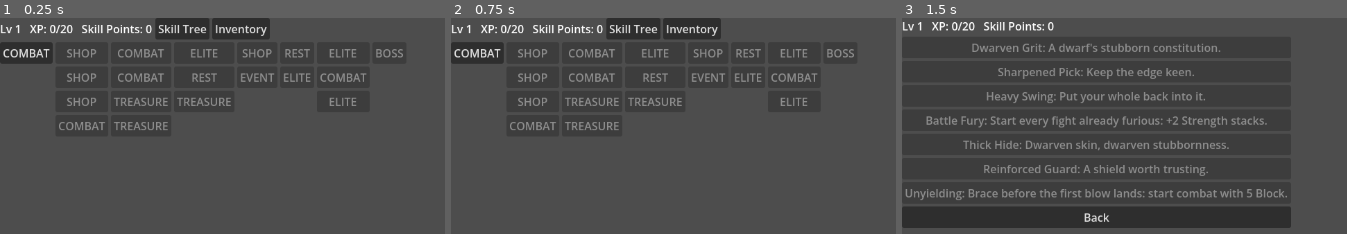
Above: before the commit, frames 1-3 (left to right).
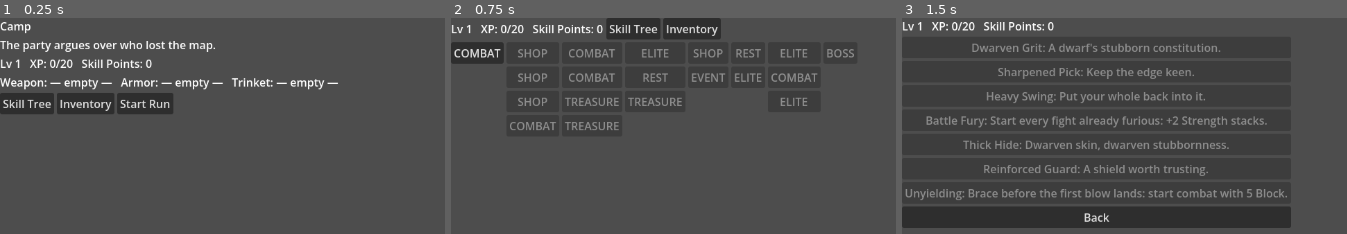
Above: after the commit, the same moments.

Repository: cedraci/nalbeuk
Game: Godot game, scene res://scripts/ui/run/run_scene.tscn
Two runs of this game, one before a commit and one after it. Both use one fixed random seed, a clock stepped at 60 frames per second and the inputs below.
Inputs (mouse positions are in pixels of both pictures, inside the frame that each line leads up to):
- Up to frame 1 (0.25 s): no input
- Up to frame 2 (0.75 s): click (597, 104) at 0.5 s, where only the run after the commit has a clickable "Start Run"
- Up to frame 3 (1.5 s): click "Skill Tree" at 1.25 s

The runs differ from the first frame. In frame 1, 11% of the frame differs, in the area x 0-91%, y 0-52%; in frame 2, nothing differs; in frame 3, nothing differs.

Commit message:
feat: boot into Camp, run finish_run on death and victory, route Back home
Co-Authored-By: Claude Fable 5.1 <noreply@anthropic.com>
Claude-Session: https://claude.ai/code/session_01SYoHMVG3iGbjS3neJSNkn7

Diff:
--- a/scripts/ui/run/run_scene.gd
+++ b/scripts/ui/run/run_scene.gd
@@ -10,6 +10,7 @@
 var game_over_scene: GameOverScene
 var skill_tree_scene: SkillTreeScene
 var inventory_scene: InventoryScene
+var camp_scene: CampScene
 
 var _current_child: Control
 
@@ -21,8 +22,9 @@
 	map_view.skill_tree_requested.connect(_on_skill_tree_requested)
 	map_view.inventory_requested.connect(_on_inventory_requested)
 	add_child(map_view)
-	RunState.start_new_run(DwarfContent.get_class_resource())
-	_show_map()
+	SaveManager.load_meta()
+	RunState.enter_camp(DwarfContent.get_class_resource())
+	_show_camp()
 
 func _swap_to(node: Control) -> void:
 	if _current_child != null and _current_child != map_view and _current_child.get_parent() == self:
@@ -43,6 +45,25 @@
 	map_view.display(RunState.map, RunState.current_node)
 	_swap_to(map_view)
 
+func _show_camp() -> void:
+	camp_scene = CampScene.new()
+	camp_scene.set_anchors_preset(Control.PRESET_FULL_RECT)
+	camp_scene.skill_tree_requested.connect(_on_skill_tree_requested)
+	camp_scene.inventory_requested.connect(_on_inventory_requested)
+	camp_scene.run_requested.connect(_on_run_requested)
+	_swap_to(camp_scene)
+
+# Where "Back" goes: the map during a run, Camp between runs.
+func _show_home() -> void:
+	if RunState.in_run:
+		_show_map()
+	else:
+		_show_camp()
+
+func _on_run_requested() -> void:
+	RunState.start_new_run(DwarfContent.get_class_resource())
+	_show_map()
+
 func _on_skill_tree_requested() -> void:
 	skill_tree_scene = SkillTreeScene.new()
 	skill_tree_scene.set_anchors_preset(Control.PRESET_FULL_RECT)
@@ -50,7 +71,7 @@
 	_swap_to(skill_tree_scene)
 
 func _on_skill_tree_back_requested() -> void:
-	_show_map()
+	_show_home()
 
 func _on_inventory_requested() -> void:
 	inventory_scene = InventoryScene.new()
@@ -59,7 +80,7 @@
 	_swap_to(inventory_scene)
 
 func _on_inventory_back_requested() -> void:
-	_show_map()
+	_show_home()
 
 func _on_map_node_selected(node: MapNode) -> void:
 	match node.node_type:
@@ -94,12 +115,12 @@
 			RunState.grant_relic(DwarfRelics.get_random_relic(RunState.rng))
 		RunState.mark_node_visited_and_advance(node)
 		if node.node_type == MapNode.NodeType.BOSS:
-			_show_victory()
+			_show_victory(RunState.finish_run(true))
 		else:
 			_show_map()
 	else:
 		RunState.current_floor = node.floor
-		_show_game_over()
+		_show_game_over(RunState.finish_run(false))
 
 func _gold_reward_for(node_type: MapNode.NodeType) -> int:
 	match node_type:
@@ -147,18 +168,16 @@
 	RunState.mark_node_visited_and_advance(node)
 	_show_map()
 
-func _show_victory() -> void:
+func _show_victory(outcome: RunOutcome) -> void:
 	victory_scene = VictoryScene.new()
+	victory_scene.outcome = outcome
 	victory_scene.set_anchors_preset(Control.PRESET_FULL_RECT)
-	victory_scene.new_run_requested.connect(_on_new_run_requested)
+	victory_scene.camp_requested.connect(_show_camp)
 	_swap_to(victory_scene)
 
-func _show_game_over() -> void:
+func _show_game_over(outcome: RunOutcome) -> void:
 	game_over_scene = GameOverScene.new()
+	game_over_scene.outcome = outcome
 	game_over_scene.set_anchors_preset(Control.PRESET_FULL_RECT)
-	game_over_scene.new_run_requested.connect(_on_new_run_requested)
+	game_over_scene.camp_requested.connect(_show_camp)
 	_swap_to(game_over_scene)
-
-func _on_new_run_requested() -> void:
-	RunState.start_new_run(DwarfContent.get_class_resource())
-	_show_map()
--- a/tests/unit/test_run_scene.gd
+++ b/tests/unit/test_run_scene.gd
@@ -1,48 +1,50 @@
 extends RunStateTest
 
-func test_ready_starts_a_run_and_shows_the_map():
-	var scene := RunScene.new()
-	add_child_autofree(scene)
-	assert_eq(scene.map_view.get_parent(), scene)
+func _boot_into_run() -> RunScene:
+	var scene := RunScene.new()
+	add_child_autofree(scene)
+	scene.camp_scene.start_run_button.pressed.emit()
+	return scene
+
+func test_ready_shows_camp_not_the_map():
+	var scene := RunScene.new()
+	add_child_autofree(scene)
+	assert_eq(scene.camp_scene.get_parent(), scene)
+	assert_false(scene.map_view.visible)
+	assert_false(RunState.in_run)
 
 func test_selecting_a_combat_node_shows_combat_scene():
-	var scene := RunScene.new()
-	add_child_autofree(scene)
+	var scene := _boot_into_run()
 	var combat_node := MapNode.new(9999, MapNode.NodeType.COMBAT, 0)
 	scene.map_view.node_selected.emit(combat_node)
 	assert_eq(scene.combat_scene.get_parent(), scene)
 
 func test_selecting_an_elite_node_builds_the_elite_encounter():
-	var scene := RunScene.new()
-	add_child_autofree(scene)
+	var scene := _boot_into_run()
 	var elite_node := MapNode.new(9999, MapNode.NodeType.ELITE, 0)
 	scene.map_view.node_selected.emit(elite_node)
 	assert_eq(scene.combat_scene.encounter.enemy.display_name, "Alpha Cave Rat")
 
 func test_selecting_an_event_node_shows_event_scene():
-	var scene := RunScene.new()
-	add_child_autofree(scene)
+	var scene := _boot_into_run()
 	var event_node := MapNode.new(9999, MapNode.NodeType.EVENT, 0)
 	scene.map_view.node_selected.emit(event_node)
 	assert_eq(scene.event_scene.get_parent(), scene)
 
 func test_selecting_a_rest_node_shows_rest_scene():
-	var scene := RunScene.new()
-	add_child_autofree(scene)
+	var scene := _boot_into_run()
 	var rest_node := MapNode.new(9999, MapNode.NodeType.REST, 0)
 	scene.map_view.node_selected.emit(rest_node)
 	assert_eq(scene.rest_scene.get_parent(), scene)
 
 func test_selecting_a_shop_node_shows_shop_scene():
-	var scene := RunScene.new()
-	add_child_autofree(scene)
+	var scene := _boot_into_run()
 	var shop_node := MapNode.new(9999, MapNode.NodeType.SHOP, 0)
 	scene.map_view.node_selected.emit(shop_node)
 	assert_eq(scene.shop_scene.get_parent(), scene)
 
 func test_completing_a_rest_node_marks_it_visited_and_returns_to_map():
-	var scene := RunScene.new()
-	add_child_autofree(scene)
+	var scene := _boot_into_run()
 	var rest_node := MapNode.new(9999, MapNode.NodeType.REST, 0)
 	scene.map_view.node_selected.emit(rest_node)
 	scene.rest_scene.heal_button.pressed.emit()
@@ -52,8 +54,7 @@
 	assert_null(scene.rest_scene.get_parent())
 
 func test_winning_a_combat_node_grants_gold_and_returns_to_map():
-	var scene := RunScene.new()
-	add_child_autofree(scene)
+	var scene := _boot_into_run()
 	var combat_node := MapNode.new(9999, MapNode.NodeType.COMBAT, 0)
 	scene.map_view.node_selected.emit(combat_node)
 	scene.combat_scene.combat_dismissed.emit(true)
@@ -63,48 +64,43 @@
 	assert_eq(scene.map_view.get_parent(), scene)
 
 func test_losing_a_combat_node_shows_game_over():
-	var scene := RunScene.new()
-	add_child_autofree(scene)
+	var scene := _boot_into_run()
 	var combat_node := MapNode.new(9999, MapNode.NodeType.COMBAT, 0)
 	scene.map_view.node_selected.emit(combat_node)
 	scene.combat_scene.combat_dismissed.emit(false)
 	assert_eq(scene.game_over_scene.get_parent(), scene)
 
 func test_losing_a_combat_node_reports_the_floor_it_was_lost_on():
-	var scene := RunScene.new()
-	add_child_autofree(scene)
+	var scene := _boot_into_run()
 	var combat_node := MapNode.new(9999, MapNode.NodeType.COMBAT, 2)
 	scene.map_view.node_selected.emit(combat_node)
 	scene.combat_scene.combat_dismissed.emit(false)
 	assert_eq(RunState.current_floor, 2)
 
 func test_winning_the_boss_node_shows_victory():
-	var scene := RunScene.new()
-	add_child_autofree(scene)
+	var scene := _boot_into_run()
 	var boss_node := MapNode.new(9999, MapNode.NodeType.BOSS, 0)
 	scene.map_view.node_selected.emit(boss_node)
 	scene.combat_scene.combat_dismissed.emit(true)
 	assert_eq(scene.victory_scene.get_parent(), scene)
 
-func test_new_run_requested_from_game_over_starts_a_fresh_run_and_shows_map():
-	var scene := RunScene.new()
-	add_child_autofree(scene)
-	var combat_node := MapNode.new(9999, MapNode.NodeType.COMBAT, 0)
-	scene.map_view.node_selected.emit(combat_node)
-	scene.combat_scene.combat_dismissed.emit(false)
-	scene.game_over_scene.new_run_button.pressed.emit()
-	assert_eq(scene.map_view.get_parent(), scene)
-	assert_eq(RunState.current_floor, 0)
+func test_return_to_camp_from_game_over_shows_camp_with_the_run_over():
+	var scene := _boot_into_run()
+	var combat_node := MapNode.new(9999, MapNode.NodeType.COMBAT, 0)
+	scene.map_view.node_selected.emit(combat_node)
+	scene.combat_scene.combat_dismissed.emit(false)
+	scene.game_over_scene.camp_button.pressed.emit()
+	assert_eq(scene.camp_scene.get_parent(), scene)
+	assert_false(scene.map_view.visible)
+	assert_false(RunState.in_run)
 
 func test_pressing_skill_tree_button_shows_skill_tree_scene():
-	var scene := RunScene.new()
-	add_child_autofree(scene)
+	var scene := _boot_into_run()
 	scene.map_view.skill_tree_requested.emit()
 	assert_eq(scene.skill_tree_scene.get_parent(), scene)
 
 func test_skill_tree_back_returns_to_map_without_advancing_position():
-	var scene := RunScene.new()
-	add_child_autofree(scene)
+	var scene := _boot_into_run()
 	var starting_node := RunState.current_node
 	scene.map_view.skill_tree_requested.emit()
 	scene.skill_tree_scene.back_requested.emit()
@@ -112,16 +108,14 @@
 	assert_eq(RunState.current_node, starting_node)
 
 func test_winning_a_combat_node_grants_xp():
-	var scene := RunScene.new()
-	add_child_autofree(scene)
+	var scene := _boot_into_run()
 	var combat_node := MapNode.new(9999, MapNode.NodeType.COMBAT, 0)
 	scene.map_view.node_selected.emit(combat_node)
 	scene.combat_scene.combat_dismissed.emit(true)
 	assert_eq(RunState.xp, RunState.COMBAT_XP_REWARD)
 
 func test_winning_an_elite_node_grants_enough_xp_to_level_up():
-	var scene := RunScene.new()
-	add_child_autofree(scene)
+	var scene := _boot_into_run()
 	var elite_node := MapNode.new(9999, MapNode.NodeType.ELITE, 0)
 	scene.map_view.node_selected.emit(elite_node)
 	scene.combat_scene.combat_dismissed.emit(true)
@@ -129,8 +123,7 @@
 	assert_eq(RunState.skill_points, 1)
 
 func test_selecting_a_treasure_node_grants_a_relic_and_returns_to_map():
-	var scene := RunScene.new()
-	add_child_autofree(scene)
+	var scene := _boot_into_run()
 	var treasure_node := MapNode.new(9999, MapNode.NodeType.TREASURE, 0)
 	var relics_before: int = RunState.unlocked_relics.size()
 	scene.map_view.node_selected.emit(treasure_node)
@@ -140,8 +133,7 @@
 	assert_eq(scene.map_view.get_parent(), scene)
 
 func test_winning_an_elite_node_grants_equipment():
-	var scene := RunScene.new()
-	add_child_autofree(scene)
+	var scene := _boot_into_run()
 	var elite_node := MapNode.new(9999, MapNode.NodeType.ELITE, 0)
 	var owned_before: int = RunState.owned_equipment.size()
 	scene.map_view.node_selected.emit(elite_node)
@@ -149,8 +141,7 @@
 	assert_eq(RunState.owned_equipment.size(), owned_before + 1)
 
 func test_winning_the_boss_node_grants_a_relic():
-	var scene := RunScene.new()
-	add_child_autofree(scene)
+	var scene := _boot_into_run()
 	var boss_node := MapNode.new(9999, MapNode.NodeType.BOSS, 0)
 	var relics_before: int = RunState.unlocked_relics.size()
 	scene.map_view.node_selected.emit(boss_node)
@@ -158,8 +149,7 @@
 	assert_eq(RunState.unlocked_relics.size(), relics_before + 1)
 
 func test_winning_a_plain_combat_node_grants_neither_equipment_nor_relics():
-	var scene := RunScene.new()
-	add_child_autofree(scene)
+	var scene := _boot_into_run()
 	var combat_node := MapNode.new(9999, MapNode.NodeType.COMBAT, 0)
 	var owned_before: int = RunState.owned_equipment.size()
 	var relics_before: int = RunState.unlocked_relics.size()
@@ -169,16 +159,95 @@
 	assert_eq(RunState.unlocked_relics.size(), relics_before)
 
 func test_pressing_inventory_button_shows_inventory_scene():
-	var scene := RunScene.new()
-	add_child_autofree(scene)
+	var scene := _boot_into_run()
 	scene.map_view.inventory_requested.emit()
 	assert_eq(scene.inventory_scene.get_parent(), scene)
 
 func test_inventory_back_returns_to_map_without_advancing_position():
-	var scene := RunScene.new()
-	add_child_autofree(scene)
+	var scene := _boot_into_run()
 	var starting_node := RunState.current_node
 	scene.map_view.inventory_requested.emit()
 	scene.inventory_scene.back_requested.emit()
 	assert_eq(scene.map_view.get_parent(), scene)
 	assert_eq(RunState.current_node, starting_node)
+
+func test_start_run_from_camp_shows_the_map_with_a_run_in_progress():
+	var scene := _boot_into_run()
+	assert_true(scene.map_view.visible)
+	assert_true(RunState.in_run)
+	assert_not_null(RunState.map)
+	assert_eq(RunState.current_floor, 0)
+
+func test_ready_loads_the_saved_character():
+	MetaState.level = 3
+	MetaState.unlocked_skill_nodes = [&"dwarven_grit"]
+	SaveManager.save_meta()
+	MetaState.reset()
+	var scene := RunScene.new()
+	add_child_autofree(scene)
+	assert_eq(RunState.level, 3)
+	assert_true(scene.camp_scene.status_label.text.begins_with("Lv 3"))
+
+func test_losing_a_run_applies_the_death_penalty_and_shows_it():
+	var scene := _boot_into_run()
+	RunState.grant_equipment(DwarfEquipment.get_by_id(&"chainmail"))
+	RunState.xp = 10
+	var combat_node := MapNode.new(9999, MapNode.NodeType.COMBAT, 1)
+	scene.map_view.node_selected.emit(combat_node)
+	scene.combat_scene.combat_dismissed.emit(false)
+	assert_eq(RunState.owned_equipment.size(), 0)
+	assert_eq(RunState.xp, 5)
+	assert_eq(MetaState.xp, 5)
+	assert_false(RunState.in_run)
+	assert_eq(scene.game_over_scene.outcome_label.text, "Lost 1 piece(s) of gear and 5 XP. Skills are safe.")
+
+func test_winning_the_boss_commits_gear_and_returns_to_camp():
+	var scene := _boot_into_run()
+	RunState.grant_equipment(DwarfEquipment.get_by_id(&"chainmail"))
+	var boss_node := MapNode.new(9999, MapNode.NodeType.BOSS, 0)
+	scene.map_view.node_selected.emit(boss_node)
+	scene.combat_scene.combat_dismissed.emit(true)
+	assert_true(MetaState.owned_equipment_ids.has(&"chainmail"))
+	assert_false(RunState.in_run)
+	scene.victory_scene.camp_button.pressed.emit()
+	assert_eq(scene.camp_scene.get_parent(), scene)
+
+func test_skill_unlocked_mid_run_is_in_meta_state_immediately():
+	var scene := _boot_into_run()
+	RunState.skill_points = 1
+	scene.map_view.skill_tree_requested.emit()
+	scene.skill_tree_scene.node_buttons[&"dwarven_grit"].pressed.emit()
+	assert_true(MetaState.unlocked_skill_nodes.has(&"dwarven_grit"))
+
+func test_skill_tree_opened_from_camp_returns_to_camp():
+	var scene := RunScene.new()
+	add_child_autofree(scene)
+	scene.camp_scene.skill_tree_requested.emit()
+	assert_eq(scene.skill_tree_scene.get_parent(), scene)
+	scene.skill_tree_scene.back_requested.emit()
+	assert_eq(scene.camp_scene.get_parent(), scene)
+	assert_false(RunState.in_run)
+
+func test_inventory_opened_from_camp_returns_to_camp():
+	var scene := RunScene.new()
+	add_child_autofree(scene)
+	scene.camp_scene.inventory_requested.emit()
+	assert_eq(scene.inventory_scene.get_parent(), scene)
+	scene.inventory_scene.back_requested.emit()
+	assert_eq(scene.camp_scene.get_parent(), scene)
+
+func test_gear_equipped_at_camp_is_saved_and_carried_into_the_run():
+	MetaState.owned_equipment_ids = [&"dwarven_warhammer"]
+	SaveManager.save_meta()
+	var scene := RunScene.new()
+	add_child_autofree(scene)
+	scene.camp_scene.inventory_requested.emit()
+	var options: VBoxContainer = scene.inventory_scene.slot_options_containers[EquipmentResource.Slot.WEAPON]
+	options.get_child(0).pressed.emit()
+	assert_eq(MetaState.equipped_weapon_id, &"dwarven_warhammer")
+	scene.inventory_scene.back_requested.emit()
+	scene.camp_scene.start_run_button.pressed.emit()
+	assert_eq(RunState.equipped_weapon.id, &"dwarven_warhammer")
+	var combat_node := MapNode.new(9999, MapNode.NodeType.COMBAT, 0)
+	scene.map_view.node_selected.emit(combat_node)
+	assert_eq(scene.combat_scene.encounter.player.baseline_strike_bonus, 4)
